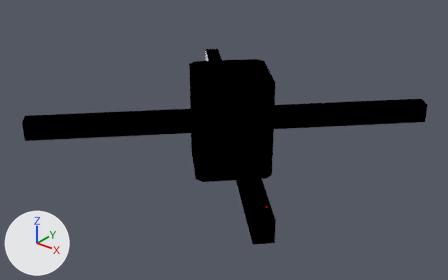
Before and after pictures for a commit that changed the Blender file quadcopter/meshes/quad_frame.blend.
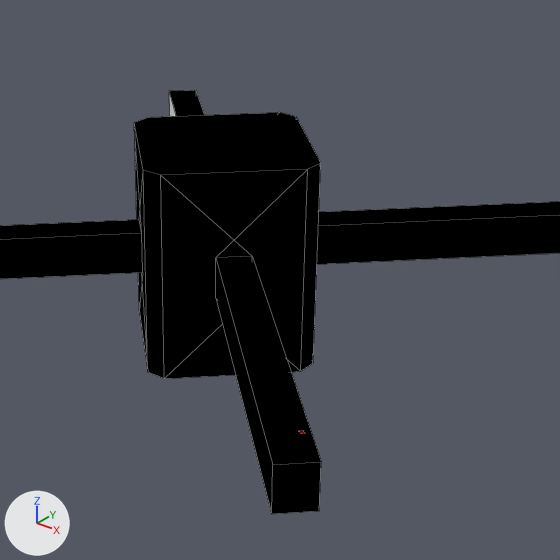
Old and new are each drawn whole from a camera (50 mm lens) standing at (0.359, -0.459, 0.258) and looking at (0.001, -0.011, -0.019) and again close up on the part from 28% to 86% of the width and 3% to 95% of the height. Arrows for +X, +Y and +Z are at lower left; the lights stay in place. The close-ups show mesh edges as thin lines.

Before the edit, the objects in view are built like this:
```python
me_cube = bpy.data.meshes.new('Cube')
me_cube.from_pydata(...)  # 63 vertices, 49 faces, 1 loose edge; spans x -3.01..3.01, y -3.01..3.01, z -1.0..1.0
# faces by material slot: [2, 40, 7]
me_cube.materials.append(mat_material)  # white #e7e7e7
me_cube.materials.append(mat_black)  # black #000000
me_cube.materials.append(mat_red)  # red #ff0000
ob_quadcopter = bpy.data.objects.new('Quadcopter', me_cube)
ob_quadcopter.location = (0.0, 0.0, 0.0)
ob_quadcopter.scale = (0.05, 0.05, 0.05)
```
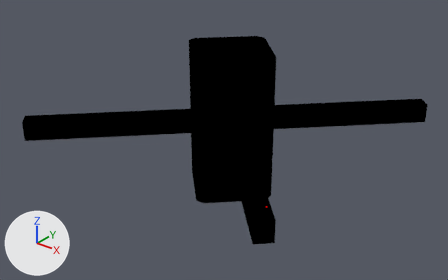
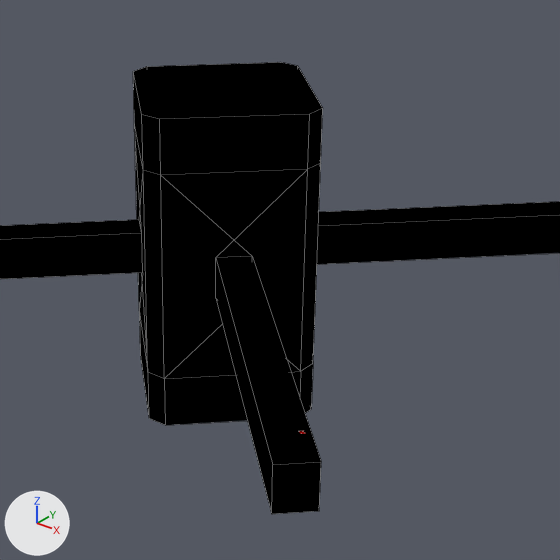
The newer file is also rescaled (x1000.0) as a whole; pictures and numbers use the older file's frame.

What differs and where, as boxes (x1, y1, x2, y2) in the close-ups (560 x 560 px):
'Quadcopter', reshaped: before (0, 90, 560, 514); after (0, 62, 560, 514)
part 1 of me_cube, built on (black): after (139, 313, 313, 425)
part 2 of me_cube, built on: before (134, 112, 321, 175); after (133, 62, 323, 175)

The change in detail:
me_cube is used by ob_quadcopter; location (0.0, 0.0, 0.0); scale (0.05, 0.05, 0.05).
me_cube had 63 vertices, 49 faces, 1 loose edge and spanned x -3.01..3.01, y -3.01..3.01, z -1.0..1.0.
me_cube now has 79 vertices, 65 faces, 1 loose edge and spans x -3.01..3.01, y -3.01..3.01, z -1.5..1.5.
Part 1, on me_cube:
1 face is deleted.
8 new vertices lie (0.0, 0.0, -0.5) away from vertices in x -1.0..1.0, y -1.0..1.0, z -1.0.
9 new faces join them, mat_black (black #000000).
Part 2, on me_cube:
1 face is deleted.
8 new vertices lie (0.0, 0.0, 0.5) away from vertices in x -1.0..1.0, y -1.0..1.0, z 1.0.
9 new faces join them, mat_black (black #000000).
